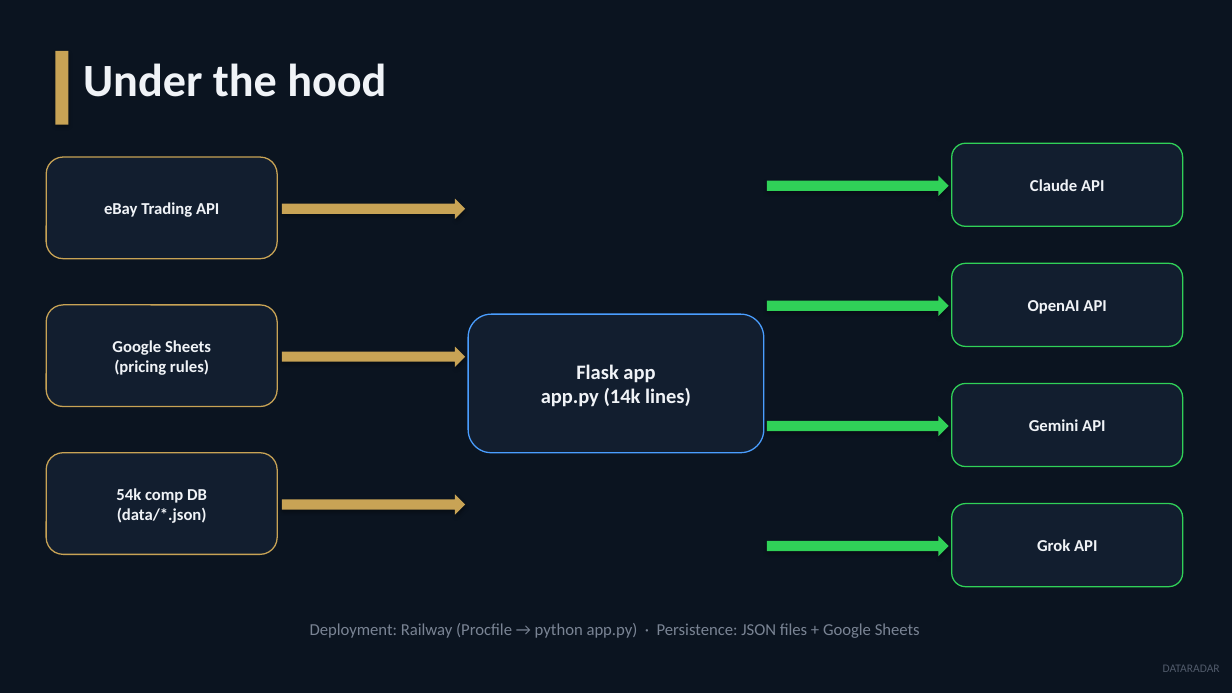
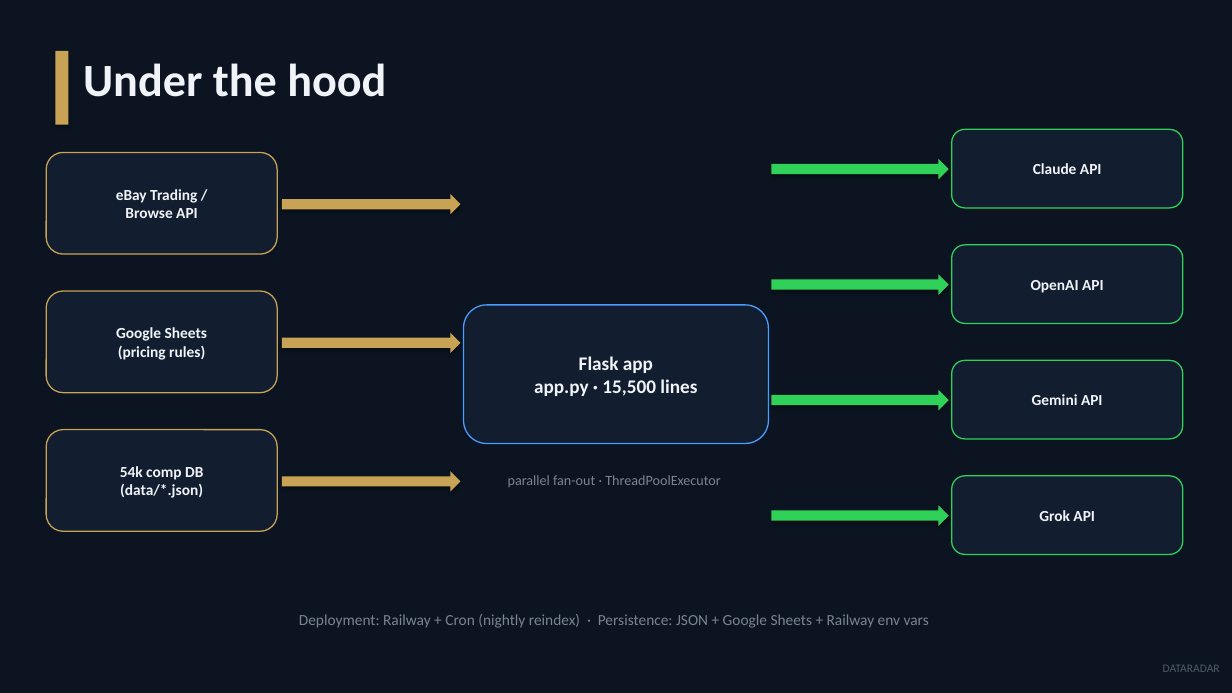
Before and after one commit to jjshay/dataradar-listings, a slide deck: slide 11 of DATARADAR_Strategic_Overview.pptx (slide 8 before the commit). Drawn at 1232x693 pixels with LibreOffice and Linux fonts; fonts in the diff are those of the drawing. Boxes give left, top, right and bottom in pixels: in the first picture for what was removed or moved away, otherwise in the second. Text is boxed around its words. In the diff, an @@ line names an element or a change of style, - is before the commit and + after.

```diff
--- a/DATARADAR_Strategic_Overview.pptx
+++ b/DATARADAR_Strategic_Overview.pptx
@@ text "Claude API": place and size @@
-text "Claude API" at [1030, 179, 1104, 191]
+text "Claude API" at [1033, 163, 1102, 174]
@@ rounded rectangle: place and size @@
-rounded rectangle at [952, 143, 1183, 226]
+rounded rectangle at [952, 129, 1183, 208]
@@ rounded rectangle: place and size @@
-rounded rectangle at [46, 157, 277, 259]
+rounded rectangle at [46, 152, 277, 254]
@@ right arrow: place and size @@
-right arrow at [767, 176, 949, 196]
+right arrow at [772, 159, 949, 179]
@@ text at [116, 189, 198, 218]: text changed; size 13 to 12 pt @@
-eBay Trading API
+eBay Trading /
+Browse API
@@ right arrow: place and size @@
-right arrow at [282, 199, 465, 219]
+right arrow at [282, 194, 460, 214]
@@ text "OpenAI API": place and size @@
-text "OpenAI API" at [1028, 300, 1106, 314]
+text "OpenAI API" at [1031, 280, 1104, 293]
@@ rounded rectangle: place and size @@
-rounded rectangle at [952, 263, 1183, 347]
+rounded rectangle at [952, 245, 1183, 323]
@@ text "Google Sheets": place and size @@
-text "Google Sheets" at [112, 340, 211, 375]
+text "Google Sheets" at [116, 327, 207, 360]
@@ rounded rectangle: place and size @@
-rounded rectangle at [46, 305, 277, 407]
+rounded rectangle at [46, 291, 277, 393]
@@ right arrow: place and size @@
-right arrow at [767, 296, 949, 316]
+right arrow at [772, 274, 949, 295]
@@ text "Flask app": place and size @@
-text "Flask app" at [541, 364, 691, 407]
+text "Flask app" at [534, 356, 697, 396]
@@ rounded rectangle: place and size @@
-rounded rectangle at [469, 314, 764, 453]
+rounded rectangle at [464, 305, 769, 444]
@@ right arrow: place and size @@
-right arrow at [282, 347, 465, 367]
+right arrow at [282, 333, 460, 353]
@@ text at [579, 356, 653, 373]: size 16 to 15 pt in "Flask app" @@
@@ text at [534, 379, 697, 396]: text changed; size 16 to 15 pt @@
-app.py (14k lines)
+app.py · 15,500 lines
@@ text "Gemini API": place and size @@
-text "Gemini API" at [1029, 419, 1105, 431]
+text "Gemini API" at [1032, 394, 1103, 405]
@@ rounded rectangle: place and size @@
-rounded rectangle at [952, 384, 1183, 467]
+rounded rectangle at [952, 360, 1183, 439]
@@ right arrow: place and size @@
-right arrow at [767, 416, 949, 436]
+right arrow at [772, 390, 949, 410]
@@ text "54k comp DB": place and size @@
-text "54k comp DB" at [116, 488, 207, 523]
+text "54k comp DB" at [120, 466, 203, 498]
@@ rounded rectangle: place and size @@
-rounded rectangle at [46, 453, 277, 555]
+rounded rectangle at [46, 430, 277, 531]
@@ right arrow: place and size @@
-right arrow at [282, 494, 465, 515]
+right arrow at [282, 471, 460, 492]
@@ text added at [508, 475, 721, 487], 11 pt, text #7A8494 @@
+parallel fan-out · ThreadPoolExecutor
@@ size 13 to 12 pt in 6 elements at [116, 327, 207, 360], [1033, 163, 1102, 174], [1031, 280, 1104, 293], [120, 466, 203, 498], [1032, 394, 1103, 405], [1039, 510, 1095, 521] @@
@@ text "Grok API": place and size @@
-text "Grok API" at [1037, 539, 1097, 551]
+text "Grok API" at [1039, 510, 1095, 521]
@@ rounded rectangle: place and size @@
-rounded rectangle at [952, 504, 1183, 587]
+rounded rectangle at [952, 476, 1183, 555]
@@ right arrow: place and size @@
-right arrow at [767, 536, 949, 556]
+right arrow at [772, 506, 949, 526]
@@ text at [299, 614, 929, 628]: text changed; size 13 to 12 pt @@
-Deployment: Railway (Procfile → python app.py) · Persistence: JSON files + Google Sheets
+Deployment: Railway + Cron (nightly reindex) · Persistence: JSON + Google Sheets + Railway env vars
```
Also in this commit, not shown: 8 other slides changed, 5 slides added, 3 slides removed, 3 other files.
